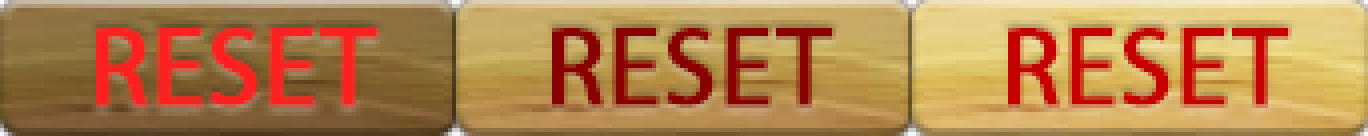
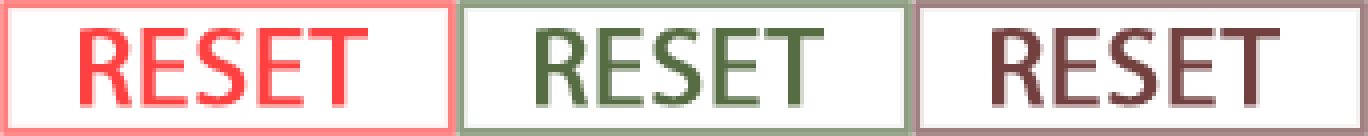
Before/after of a (1368, 136) layered artwork. What changed in the layer stack:
renamed "RESET" to "Check copy", opacity 100% → 75%, painted on it over bbox(992, 28, 1292, 108)
renamed "Layer 1 copy 2" to "Rounded Rectangle 1 copy", opacity 100% → 50%, painted on it over bbox(912, 0, 1368, 136)
renamed "RESET copy" to "Check", opacity 100% → 75%, painted on it over bbox(536, 28, 836, 108)
renamed "Layer 1 copy" to "Rounded Rectangle 1", opacity 100% → 50%, painted on it over bbox(456, 0, 912, 136)
renamed "RESET" to "Check copy 2", opacity 100% → 75%, painted on it over bbox(80, 28, 380, 108)
added layer "Rounded Rectangle 1 copy 2" (50%) above "Layer 1" over bbox(0, 0, 456, 136)
hid "Layer 1", painted on it over bbox(0, 0, 1368, 136)
